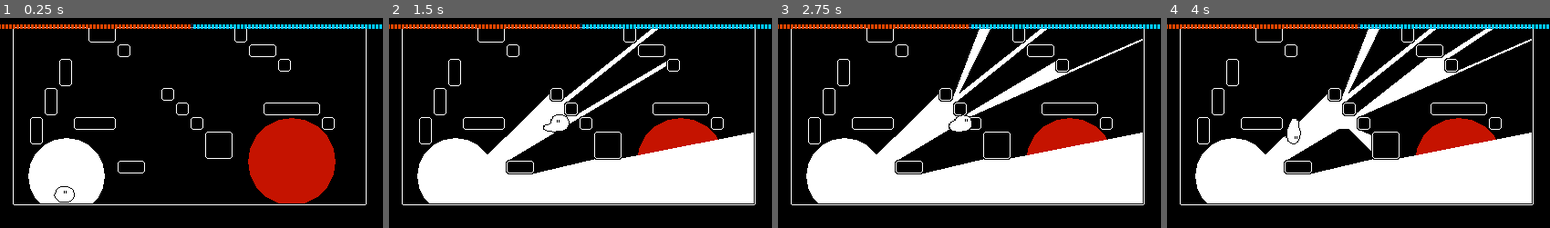
Above: before the commit, frames 1-4 (left to right).
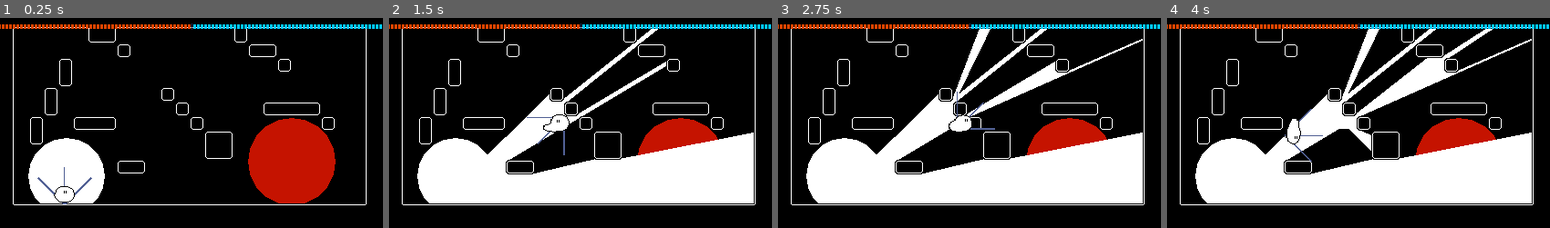
Above: after the commit, the same moments.

Repository: KingOfSpadesJFK/bhleg
Game: Godot game, scene res://levels/test_level.tscn
Same seed, same stepped clock (60 frames per second), same inputs: the game is played once before the commit and once after it.
Inputs (mouse positions are in pixels of both pictures, inside the frame that each line leads up to):
- Up to frame 1 (0.25 s): no input
- Up to frame 2 (1.5 s): tap Enter at 0.5 s; move the mouse to (664, 112) at 0.52 s; press the mouse at (664, 112) at 0.53 s; hold D (player_right) 0.53-1.25 s; tap Space (player_jump) at 0.77 s; release the mouse at (664, 112) at 1.25 s; drag from (503, 133) to (561, 167) at 1.27 s
- Up to frame 3 (2.75 s): move the mouse to (1007, 74) at 2.02 s; press the mouse at (1007, 74) at 2.03 s; hold D (player_right) from 2.03 s (still down)
- Up to frame 4 (4 s): release D (player_right) at 2.75 s; release the mouse at (1396, 74) at 2.75 s; drag from (1339, 167) to (1243, 91) at 2.77 s; tap Space (player_jump) at 3.5, 3.77 s; move the mouse to (1473, 156) at 3.52 s; press the mouse at (1473, 156) at 3.53 s; hold A (player_left) from 3.53 s (still down)

The runs differ from the first frame. In frame 1, 0.1% of the frame differs, in the area x 9-25%, y 70-89%; in frame 2, 0.1%; in frame 3, 0.1%; in frame 4, less than 0.1%.

Commit message:
idk even know for player spawned red light

Diff:
--- a/scenes/player.tscn
+++ b/scenes/player.tscn
@@ -817,20 +817,17 @@
 position = Vector2(-9, 0)
 
 [node name="Line2D" type="Line2D" parent="FlashAnchor/FlashHead"]
-visible = false
 rotation = 0.785398
 points = PackedVector2Array(0, 0, 41, 0)
 width = 1.5
 default_color = Color(0.315749, 0.378573, 0.580516, 1)
 
 [node name="Line2D2" type="Line2D" parent="FlashAnchor/FlashHead"]
-visible = false
 points = PackedVector2Array(0, 0, 41, 0)
 width = 1.0
 default_color = Color(0.315749, 0.378573, 0.580516, 1)
 
 [node name="Line2D3" type="Line2D" parent="FlashAnchor/FlashHead"]
-visible = false
 rotation = -0.785398
 points = PackedVector2Array(0, 0, 41, 0)
 width = 1.5
--- a/scripts/light_body.gd
+++ b/scripts/light_body.gd
@@ -112,6 +112,7 @@
 				var v = _add_visual_polygon(arr, is_hole)
 				c.set_meta(META_SHADOW_VISUAL, v)
 
+				# It's a surprise tool to help us when merging wiht the main body
 				if (is_hole):
 					main_body = c
 
@@ -216,8 +217,11 @@
 	return c
 
 
+# Reorders children so holes are done first
 func _reorder_children(n: Node):
 	for c in n.get_children():
+		# If it has the meta, GET the meta
+		#                     ^^^ for your dyslexic ass
 		if c.has_meta(META_SHADOW_HOLE) && c.get_meta(META_SHADOW_HOLE):
 			c.move_to_front()
 	pass
--- a/scripts/player.gd
+++ b/scripts/player.gd
@@ -119,9 +119,8 @@
 	_update_animation_parameters(delta)
 
 	# Handle red light overlays
-
 	for b in get_tree().get_nodes_in_group("RedLightBodies"):
-		print($HitBox.overlaps_area(b))
+		#print($HitBox.overlaps_area(b))
 		if $HitBox.overlaps_area(b):
 			gravity = b.gravity
 			damp = b.linear_damp
